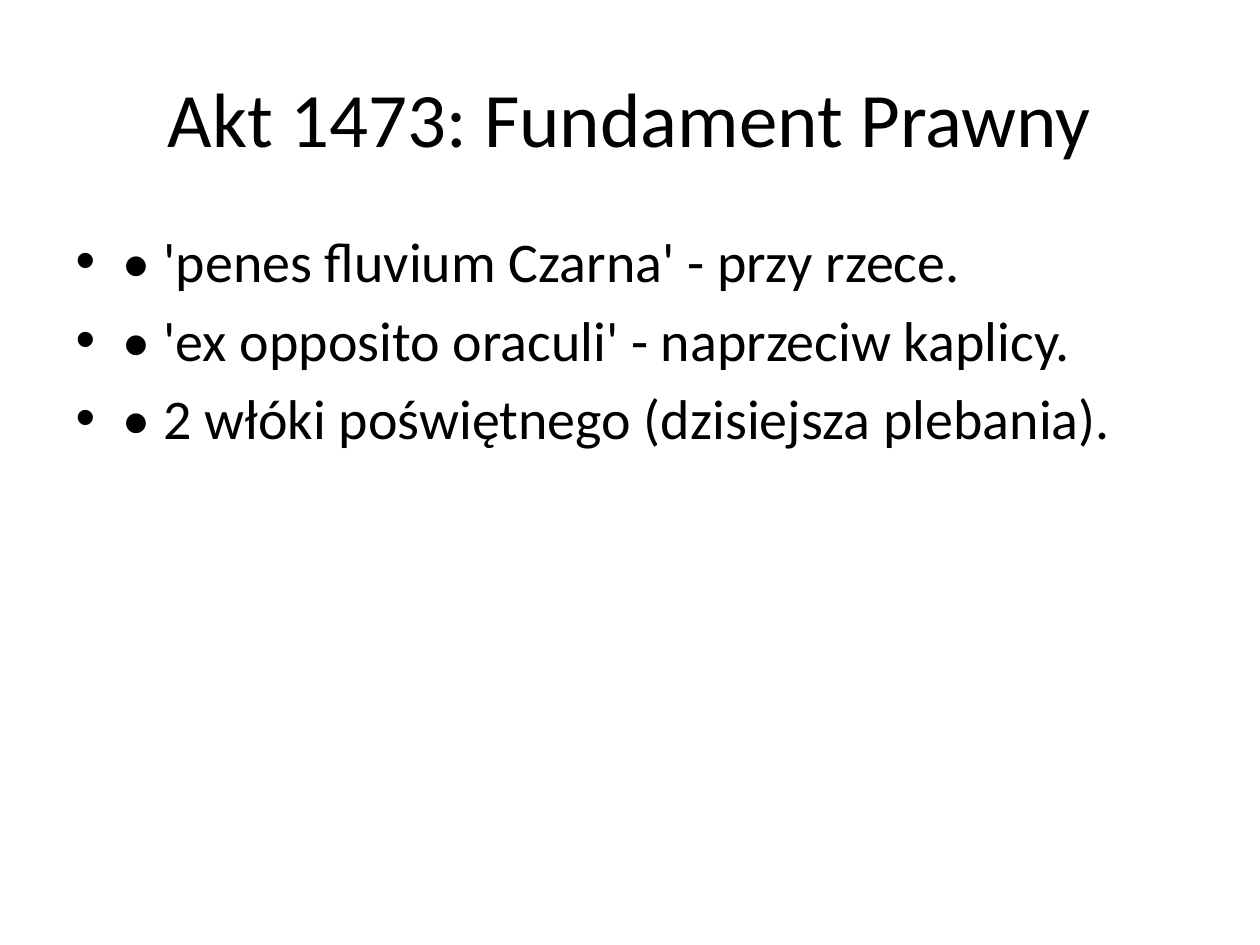
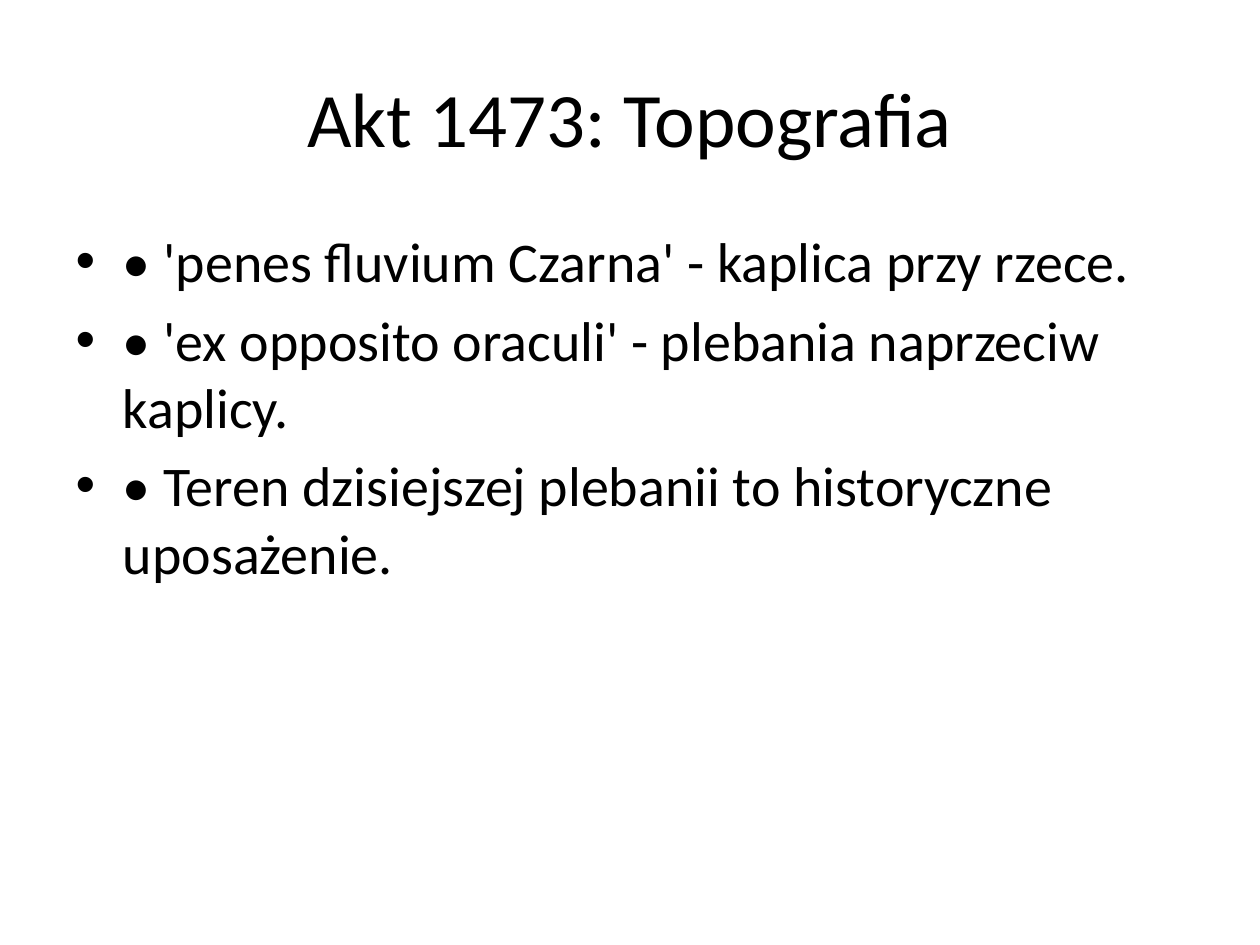
Before and after one commit to lindi2k23-eng/pustel, a slide deck: slide 5 of Analiza_Historyczno-Badawcza_Najnowszego Pustelnika170520266.pptx (slide 4 before the commit). Drawn at 1260x945 pixels with LibreOffice and Linux fonts; fonts in the diff are those of the drawing. Boxes give left, top, right and bottom in pixels: in the first picture for what was removed or moved away, otherwise in the second. Text is boxed around its words. In the diff, an @@ line names an element or a change of style, - is before the commit and + after.

```diff
--- a/Analiza_Historyczno-Badawcza_Najnowszego Pustelnika170520266.pptx
+++ b/Analiza_Historyczno-Badawcza_Najnowszego Pustelnika170520266.pptx
@@ title at (307, 93, 952, 161): text changed @@
-Akt 1473: Fundament Prawny
+Akt 1473: Topografia
@@ text at (123, 243, 1129, 583): text changed @@
-• • 'penes fluvium Czarna' - przy rzece.
-• • 'ex opposito oraculi' - naprzeciw kaplicy.
-• • 2 włóki poświętnego (dzisiejsza plebania).
+• • 'penes fluvium Czarna' - kaplica przy rzece.
+• • 'ex opposito oraculi' - plebania naprzeciw kaplicy.
+• • Teren dzisiejszej plebanii to historyczne uposażenie.
```
Also in this commit, not shown: 2 other slides changed, 3 slides added, 3 slides removed, 2 other files.
